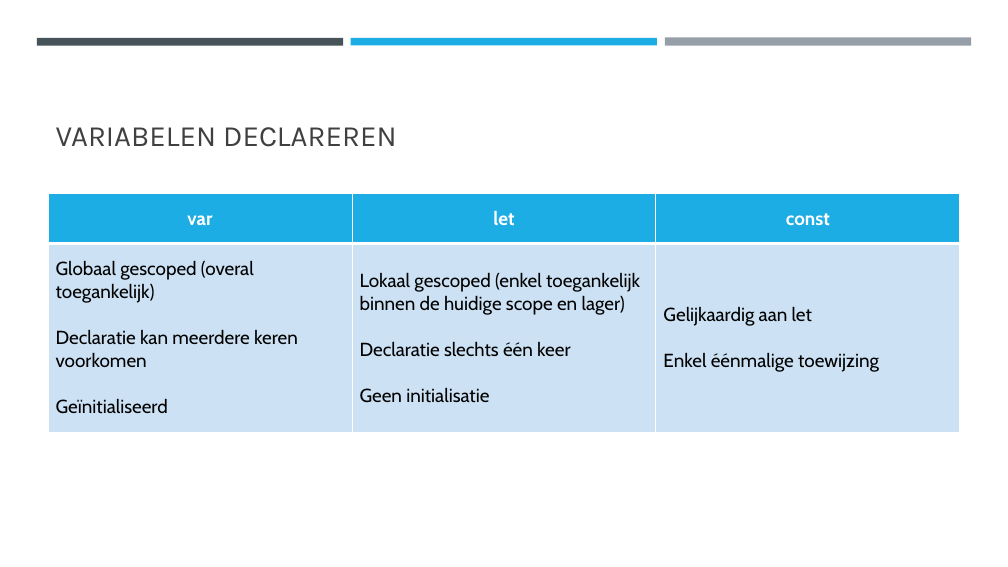
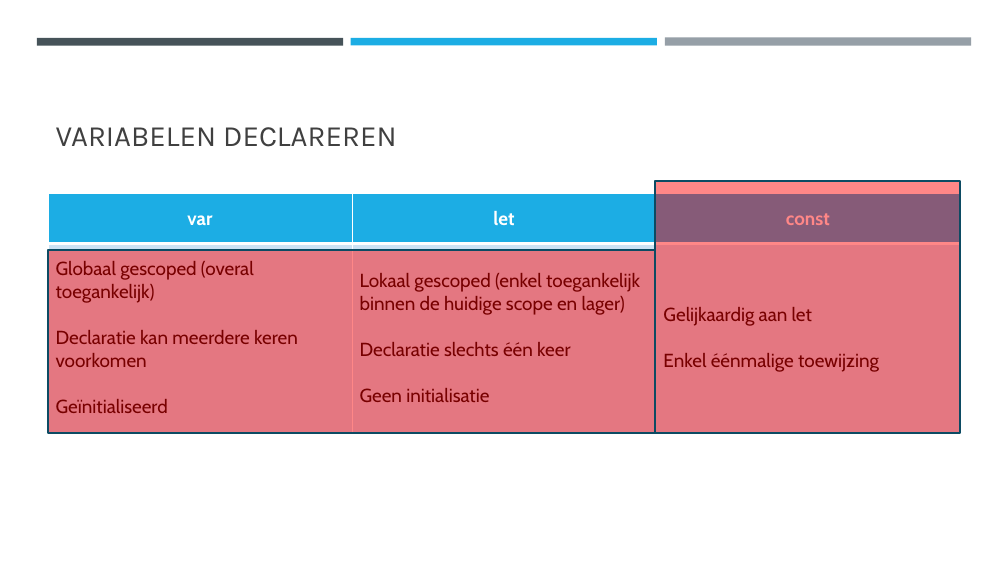
Before and after one commit to DhrLeroy/Webdesign, a slide deck: slide 47 of Webdesign.pptx. Drawn at 1008x567 pixels with LibreOffice and Linux fonts; fonts in the diff are those of the drawing. Boxes give left, top, right and bottom in pixels: in the first picture for what was removed or moved away, otherwise in the second. Text is boxed around its words. In the diff, an @@ line names an element or a change of style, - is before the commit and + after.

```diff
--- a/Webdesign.pptx
+++ b/Webdesign.pptx
@@ rectangle added at [656, 181, 960, 433], fill #FF0000 at 47% opacity, outline #0C4C64 1.75 pt @@
@@ rectangle added at [48, 250, 656, 433], fill #FF0000 at 47% opacity, outline #0C4C64 1.75 pt @@
```
Also in this commit, not shown: 10 other slides changed, 17 other files.
